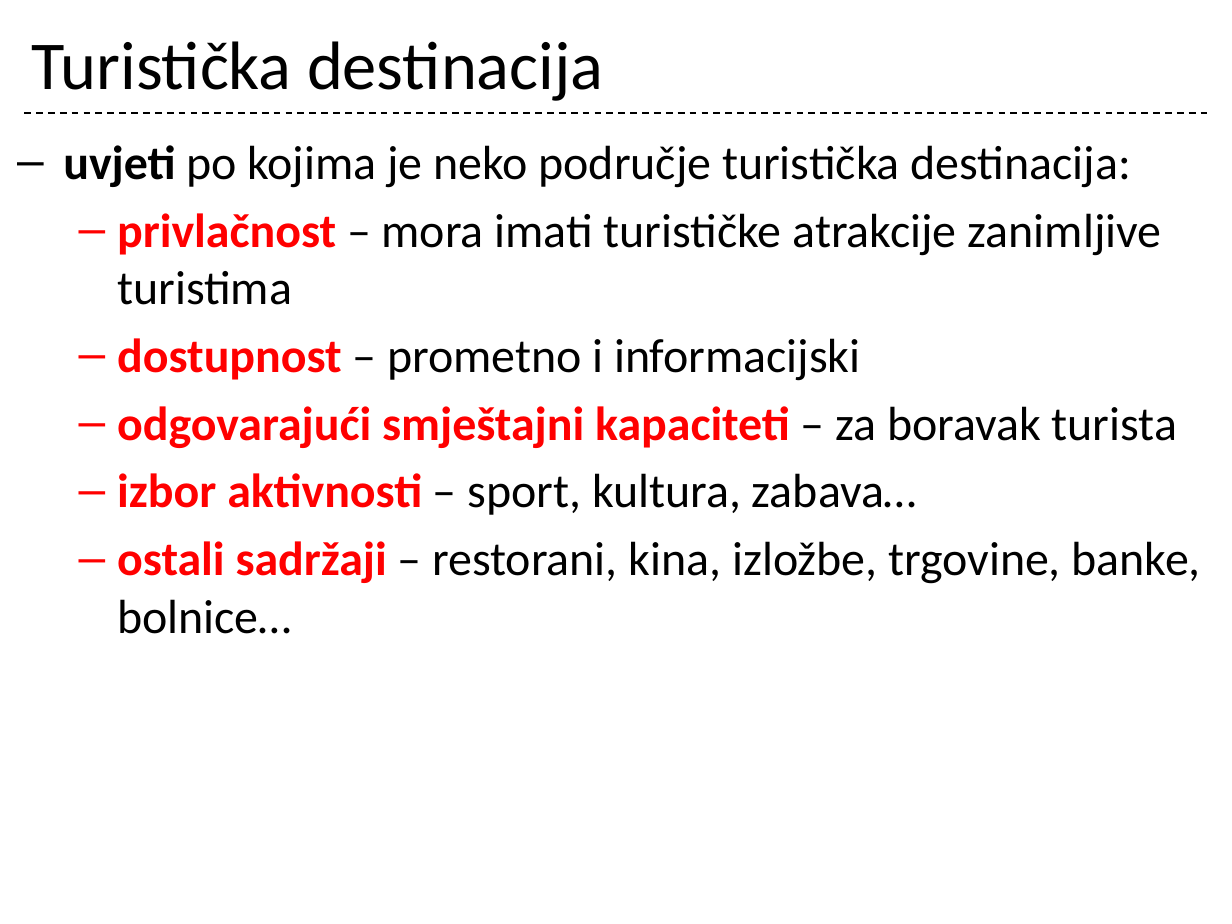
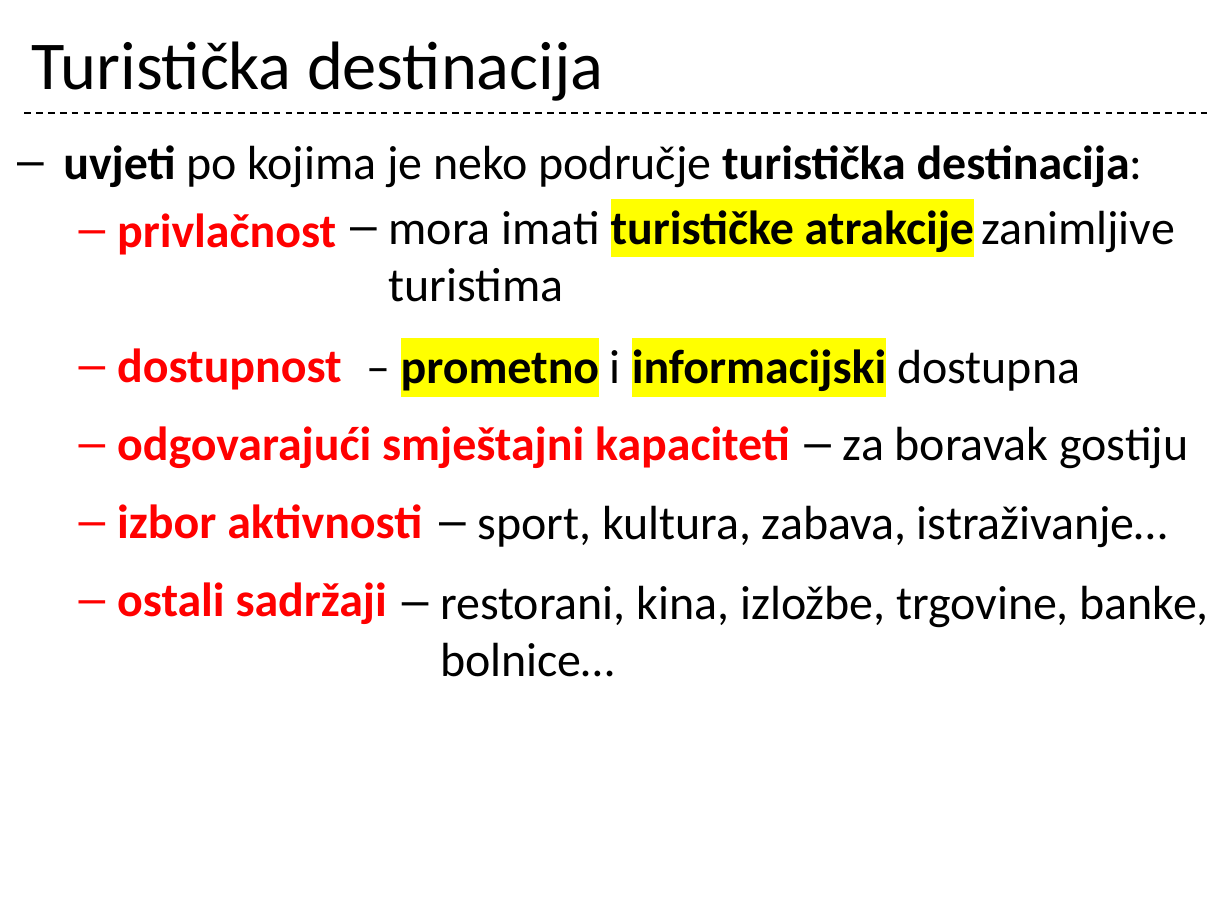
Before and after one commit to cornx/print, a slide deck: slide 37 of data/prezentacije/osnove_turizma/001_Turizam_uvod.pptx. Drawn at 1232x924 pixels with LibreOffice and Linux fonts; fonts in the diff are those of the drawing. Boxes give left, top, right and bottom in pixels: in the first picture for what was removed or moved away, otherwise in the second. Text is boxed around its words. In the diff, an @@ line names an element or a change of style, - is before the commit and + after.

```diff
--- a/data/prezentacije/osnove_turizma/001_Turizam_uvod.pptx
+++ b/data/prezentacije/osnove_turizma/001_Turizam_uvod.pptx
@@ text at (x1=63, y1=145, x2=1143, y2=188): bold on in "turistička destinacija:" @@
@@ text at (x1=117, y1=213, x2=790, y2=624): text changed; text colour #000000 to #FF0000; bold on @@
-  – privlačnost – mora imati turističke atrakcije zanimljive turistima
-  – dostupnost – prometno i informacijski
-  – odgovarajući smještajni kapaciteti – za boravak turista
-  – izbor aktivnosti – sport, kultura, zabava…
-  – ostali sadržaji – restorani, kina, izložbe, trgovine, banke, bolnice…
+  – privlačnost
+  – dostupnost
+  – odgovarajući smještajni kapaciteti
+  – izbor aktivnosti
+  – ostali sadržaji
@@ text added at (x1=389, y1=210, x2=1175, y2=302), 28 pt, text #000000 @@
+  – mora imati turističke atrakcije zanimljive turistima
@@ text added at (x1=401, y1=343, x2=1080, y2=395), 28 pt, text #000000, bold @@
+– prometno i informacijski dostupna
@@ text added at (x1=843, y1=426, x2=1188, y2=469), 28 pt, text #000000 @@
+  – za boravak gostiju
@@ text added at (x1=478, y1=505, x2=1168, y2=548), 28 pt, text #000000 @@
+  – sport, kultura, zabava, istraživanje…
@@ text added at (x1=440, y1=585, x2=1209, y2=677), 28 pt, text #000000 @@
+  – restorani, kina, izložbe, trgovine, banke, bolnice…
```
Also in this commit, not shown: 5 other slides changed.
